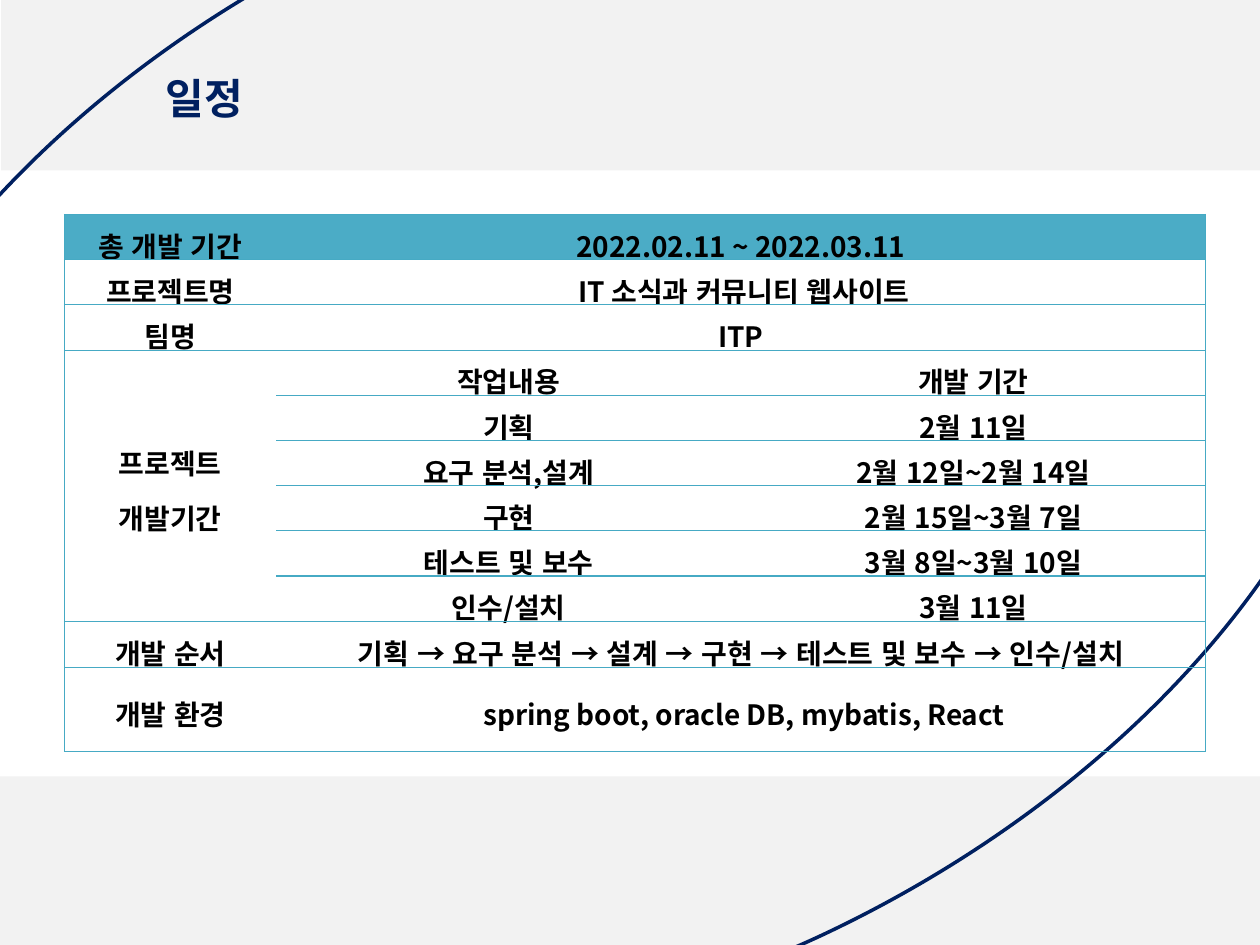
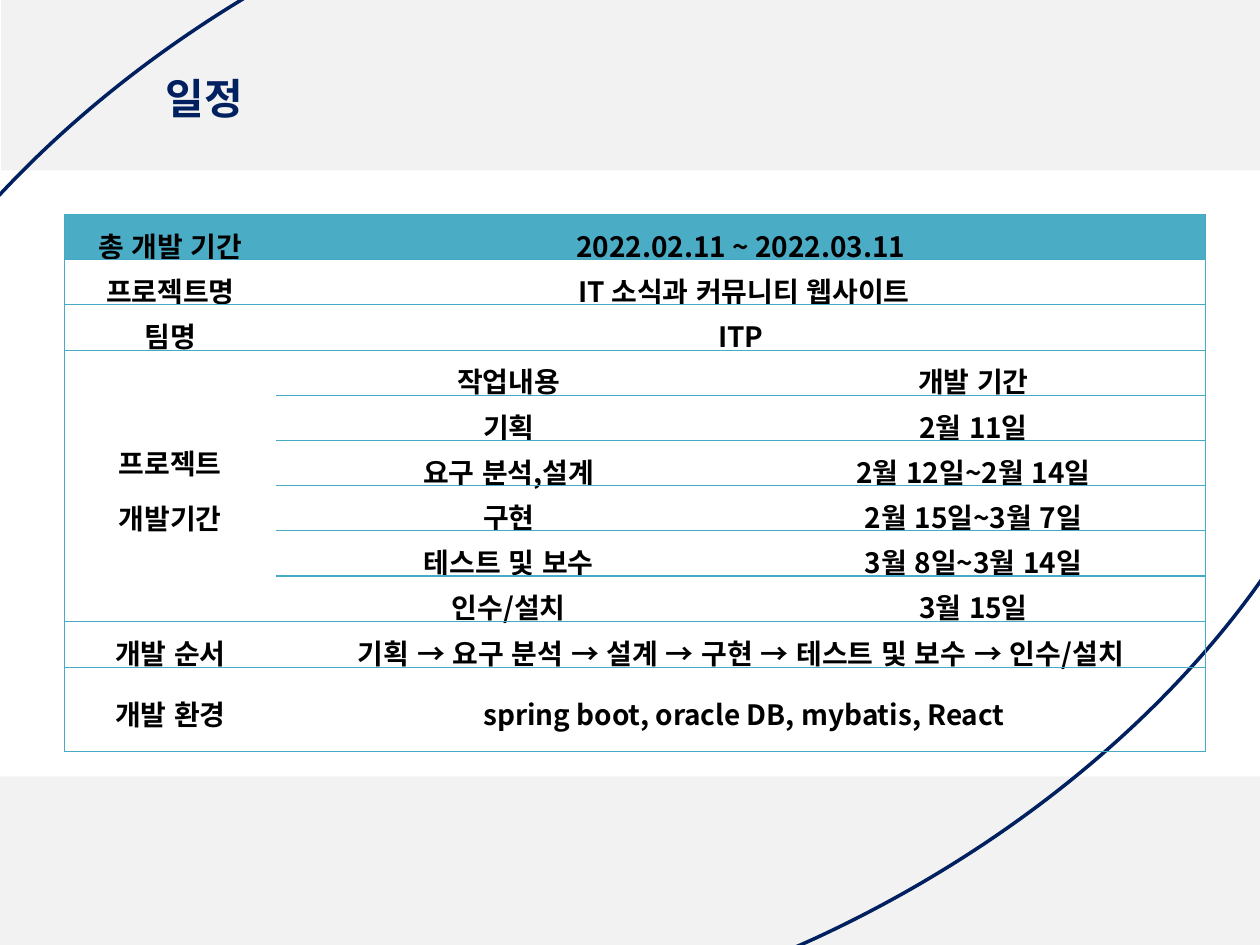
Before and after one commit to yeajinlee/ITP-team, a slide deck: slide 11 of multi_final/문서/3차 5조 2-15일 발표 자료(최종)/final_project_03.15 발표.pptx. Drawn at 1260x945 pixels with LibreOffice and Linux fonts; fonts in the diff are those of the drawing. Boxes give left, top, right and bottom in pixels: in the first picture for what was removed or moved away, otherwise in the second. Text is boxed around its words. In the diff, an @@ line names an element or a change of style, - is before the commit and + after.

```diff
--- a/multi_final/문서/3차 5조 2-15일 발표 자료(최종)/final_project_03.15 발표.pptx
+++ b/multi_final/문서/3차 5조 2-15일 발표 자료(최종)/final_project_03.15 발표.pptx
@@ table at [64,214,1206,736] @@
-row 8, column 3: 3월 8일~3월 10일
+row 8, column 3: 3월 8일~3월 14일
-row 9, column 3: 3월 11일
+row 9, column 3: 3월 15일
```
Also in this commit, not shown: 4 other slides changed, 1 other file.
